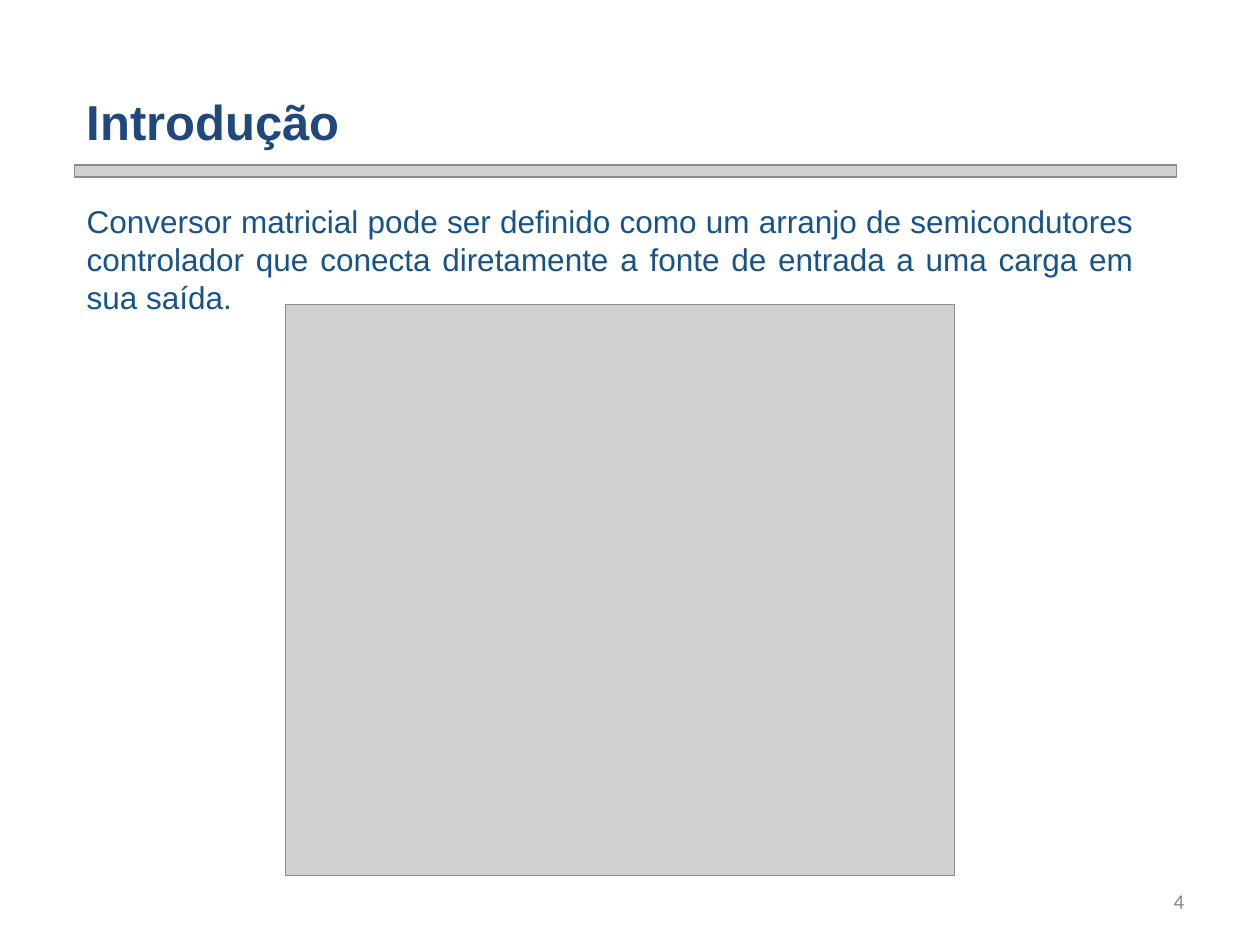
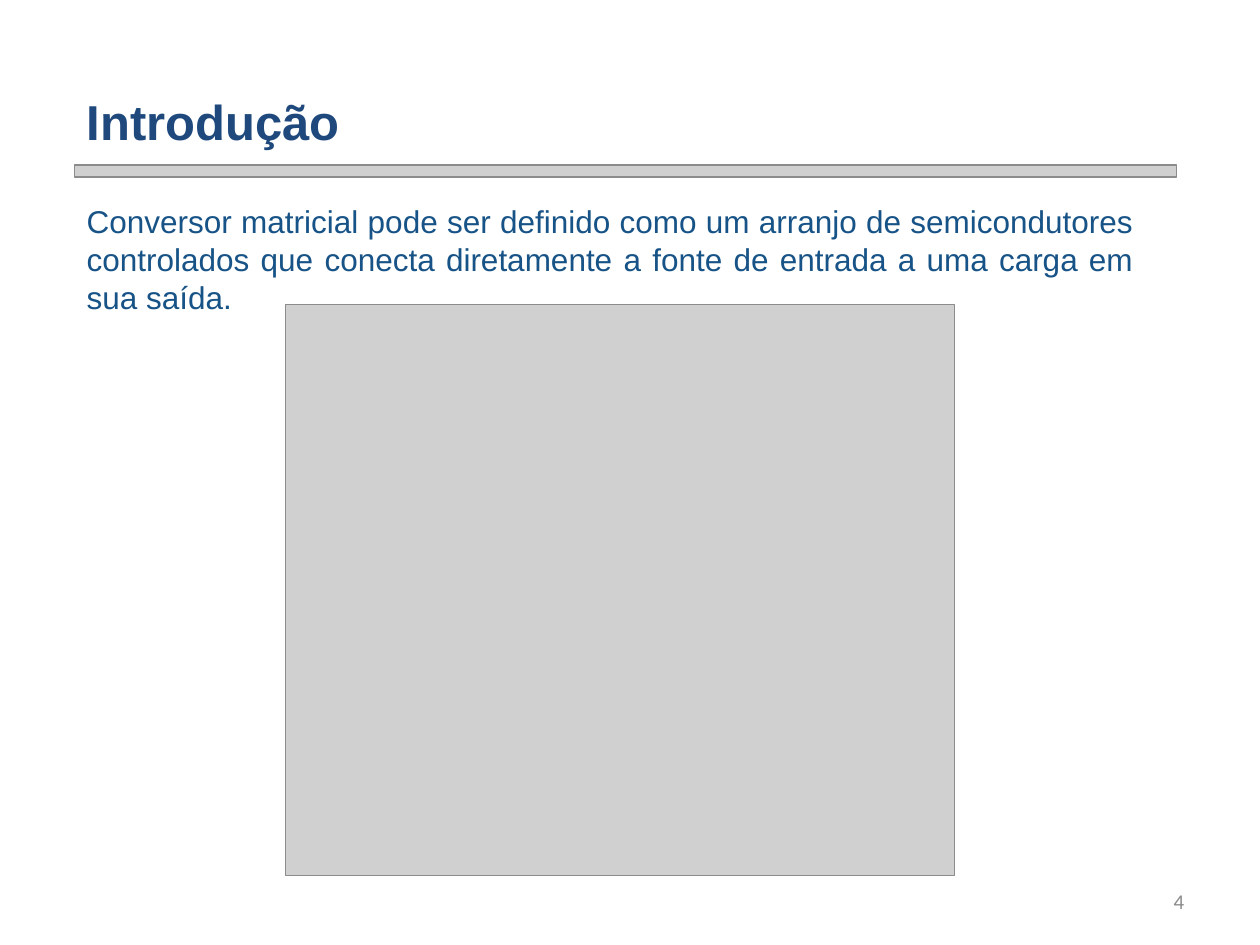
Before and after one commit to smarley2/ED1, a slide deck: slide 4 of Apresentação ED - Análise de perdas em conversor matricial - Fábio Posser.pptx. Drawn at 1260x945 pixels with LibreOffice and Linux fonts; fonts in the diff are those of the drawing; grey boxes stand for pictures; background and template pictures are left out. Boxes give left, top, right and bottom in pixels: in the first picture for what was removed or moved away, otherwise in the second. Text is boxed around its words. In the diff, an @@ line names an element or a change of style, - is before the commit and + after.

```diff
--- a/Apresentação ED - Análise de perdas em conversor matricial - Fábio Posser.pptx
+++ b/Apresentação ED - Análise de perdas em conversor matricial - Fábio Posser.pptx
@@ text at <box>87,210,1133,310</box>: text changed @@
-  Conversor matricial pode ser definido como um arranjo de semicondutores controlador que conecta diretamente a fonte de entrada a uma carga em sua saída.
+  Conversor matricial pode ser definido como um arranjo de semicondutores controlados que conecta diretamente a fonte de entrada a uma carga em sua saída.
```
Also in this commit, not shown: 7 other slides changed, 11 slides added, 2 slides removed, 1 other file.
